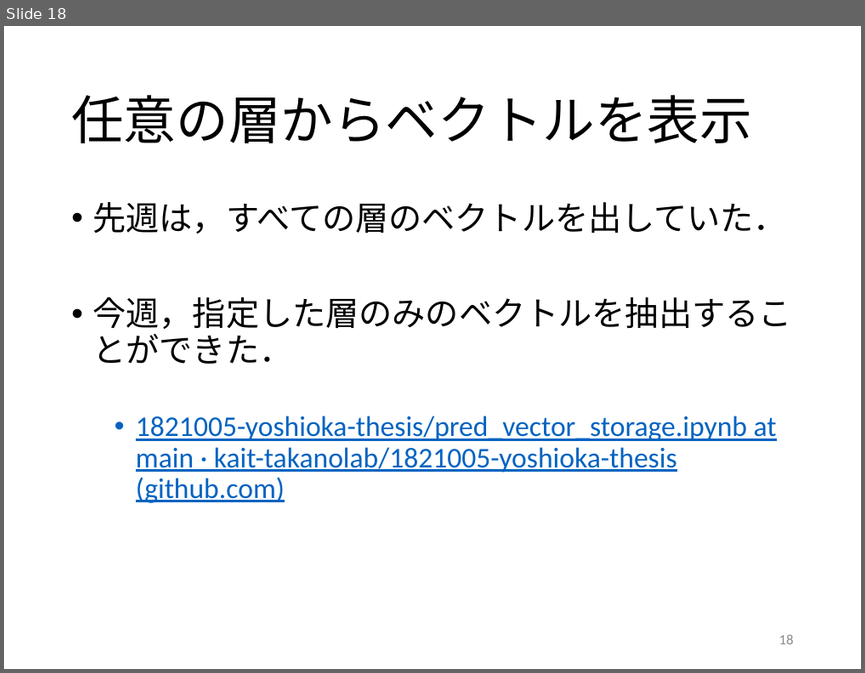
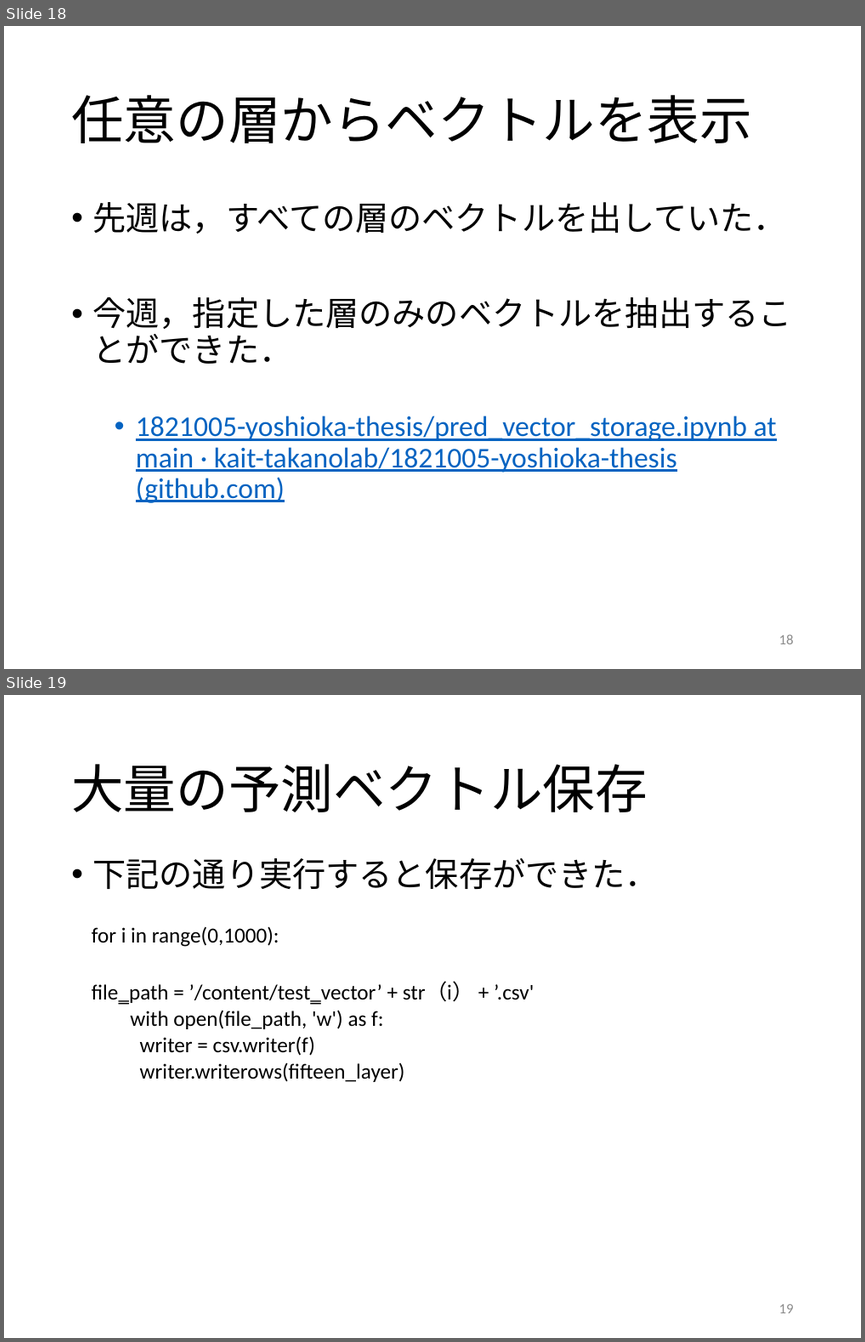
Before and after one commit to kait-takanolab/1821005-yoshioka-thesis, a slide deck: ゼミ発表資料/1821005_1115.pptx. Shown one above the other, each under a label of ours: slide 18 before the commit, slides 18 and 19 after it. The pictures are 865x673 and 865x1342 pixels, drawn with LibreOffice and Linux fonts; fonts in the diff are those of the drawing. Boxes give left, top, right and bottom in pixels: in the first picture for what was removed or moved away, otherwise in the second. Text is boxed around its words. In the diff, an @@ line names an element or a change of style, - is before the commit and + after.

```diff
--- a/ゼミ発表資料/1821005_1115.pptx
+++ b/ゼミ発表資料/1821005_1115.pptx
@@ slide 19 added at [4,695,861,1338], background #FFFFFF @@
@@ title added at [71,764,647,812], 44 pt, text #000000 @@
+大量の予測ベクトル保存
@@ text added at [93,858,658,890], 28 pt, text #000000 @@
+• 下記の通り実行すると保存ができた．
@@ table added at [83,919,736,1141], 2 rows, 1 columns @@
+for i in range(0,1000): / file‗path = ’/content/test‗vector’ + str（i） + ’.csv' / with open(file_path, 'w') as f: / writer = csv.writer(f) / writer.writerows(fifteen_layer)
+
@@ page number added at [779,1304,794,1313], 12 pt, text #8C8C8C @@
+19
```
Also in this commit, not shown: 1 slide removed.
